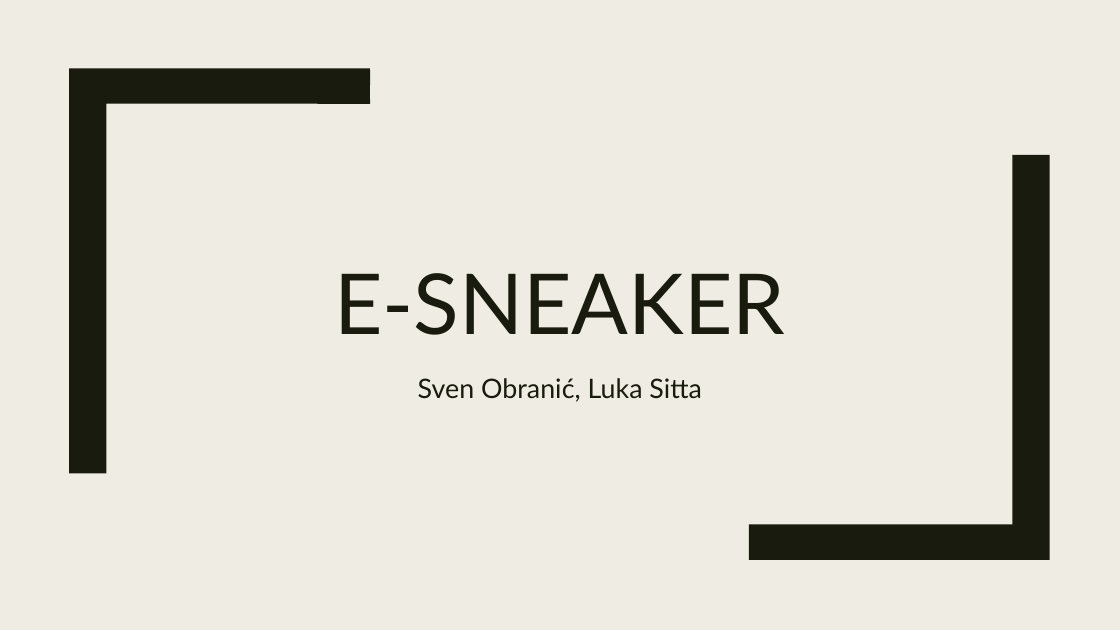
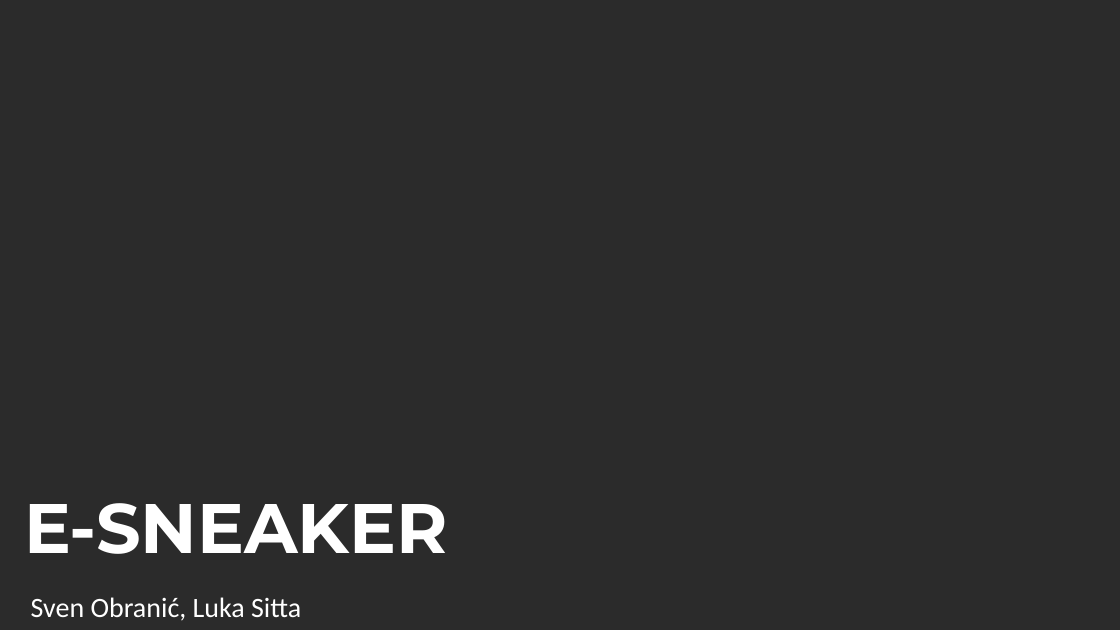
Before and after one commit to theSwana/E-Sneaker, a slide deck: slide 1 of E-sNEAKER.pptx. Drawn at 1120x630 pixels with LibreOffice and Linux fonts; fonts in the diff are those of the drawing; background and template pictures are left out; a plain dark background stands for a picture behind light text. Boxes give left, top, right and bottom in pixels: in the first picture for what was removed or moved away, otherwise in the second. Text is boxed around its words. In the diff, an @@ line names an element or a change of style, - is before the commit and + after.

```diff
--- a/E-sNEAKER.pptx
+++ b/E-sNEAKER.pptx
@@ background #EFEDE3 to picture (left out) @@
@@ freeform shape removed at (69,68,370,473) @@
@@ freeform shape removed at (749,155,1050,560) @@
@@ title "E-SNEAKER": place and size @@
-title "E-SNEAKER" at (334,273,785,335)
+title "E-SNEAKER" at (24,503,448,554)
@@ title "E-SNEAKER" at (24,503,448,554): size 72 to 60 pt, font Lato to Montserrat, text colour #191B0E to #FFFFFF, bold on; line spacing 0.89 to 0.9 @@
@@ subtitle "Sven Obranić, Luka Sitta": place and size @@
-subtitle "Sven Obranić, Luka Sitta" at (418,378,702,402)
+subtitle "Sven Obranić, Luka Sitta" at (31,597,301,621)
@@ subtitle "Sven Obranić, Luka Sitta" at (31,597,301,621): size 23 to 24 pt, font Lato to Calibri, text colour #191B0E to #FFFFFF; line spacing 1.12 to 0.9; more space between paragraphs @@
```
Also in this commit, not shown: 11 slides added, 2 slides removed.
